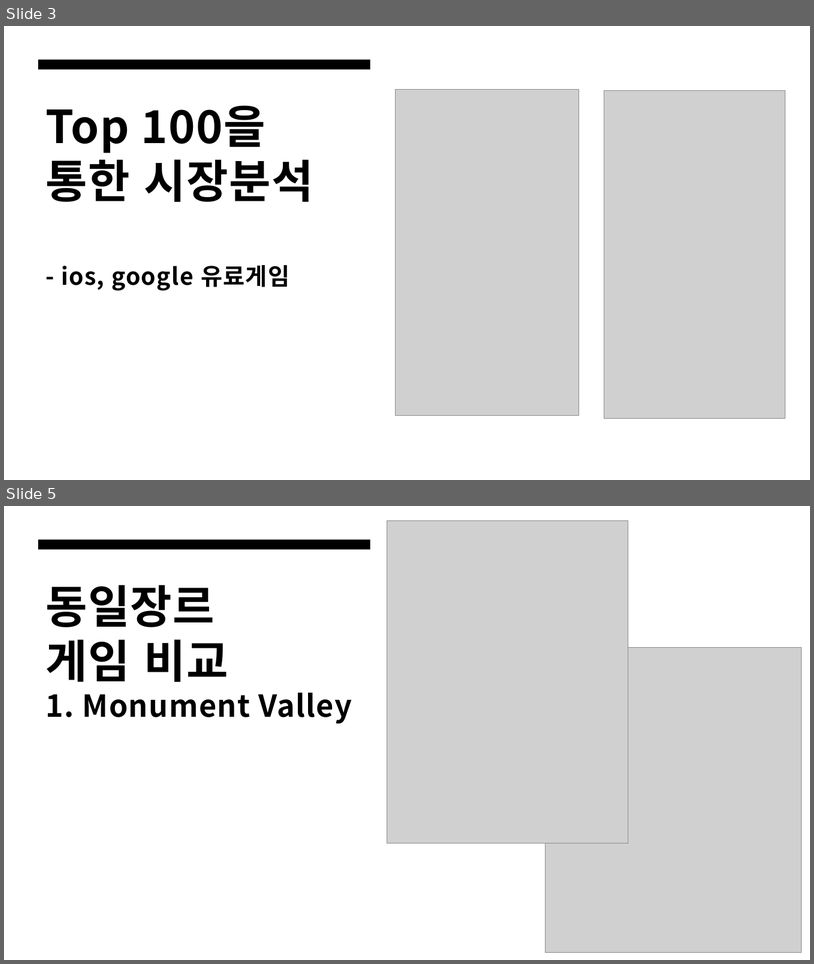
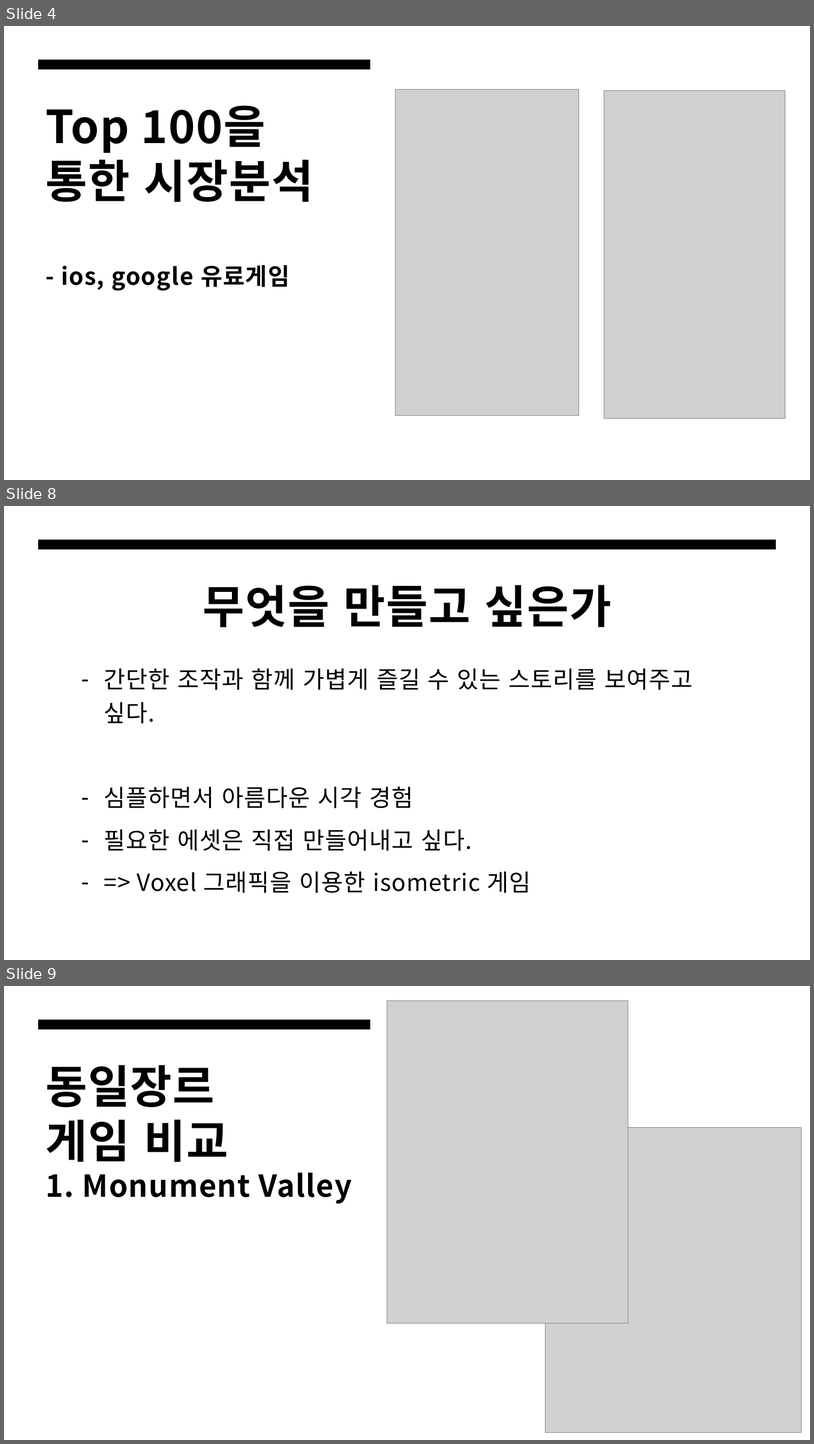
Before and after one commit to sungoo/MobileGameMakerClass_PSU, a slide deck: 6월/박성우_게임사전기획.pptx. Shown one above the other, each under a label of ours: slides 3 and 5 before the commit, slides 4, 8 and 9 after it; the slides between them are not shown. The pictures are 814x964 and 814x1444 pixels, drawn with LibreOffice and Linux fonts; fonts in the diff are those of the drawing; grey boxes stand for pictures. Boxes give left, top, right and bottom in pixels: in the first picture for what was removed or moved away, otherwise in the second. Text is boxed around its words. In the diff, an @@ line names an element or a change of style, - is before the commit and + after.

Commit message:
게임사전기획 ppt 수정

```diff
--- a/6월/박성우_게임사전기획.pptx
+++ b/6월/박성우_게임사전기획.pptx
@@ slide 8 added at (4,506,810,960), background #FFFFFF @@
@@ rectangle added at (38,540,777,550), fill #000000 @@
@@ title added at (203,585,612,627), 54 pt, text #000000, bold @@
+무엇을 만들고 싶은가
@@ text added at (104,668,693,892), 28 pt, text #000000 @@
+– 간단한 조작과 함께 가볍게 즐길 수 있는 스토리를 보여주고 싶다.
+– 심플하면서 아름다운 시각 경험
+– 필요한 에셋은 직접 만들어내고 싶다.
+– => Voxel 그래픽을 이용한 isometric 게임
@@ what was slide 3 is now slide 4 @@
@@ what was slide 5 is now slide 9 @@
```
Also in this commit, not shown: 4 slides changed, 3 other slides added.
